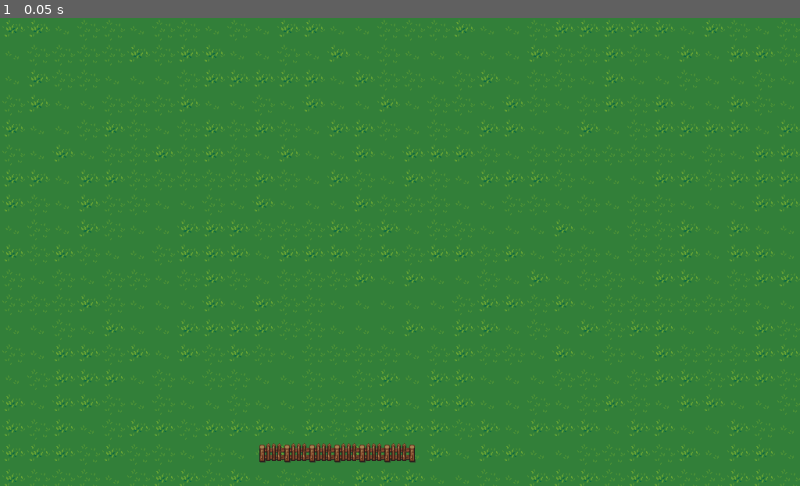
Above: before the commit, frame 1.
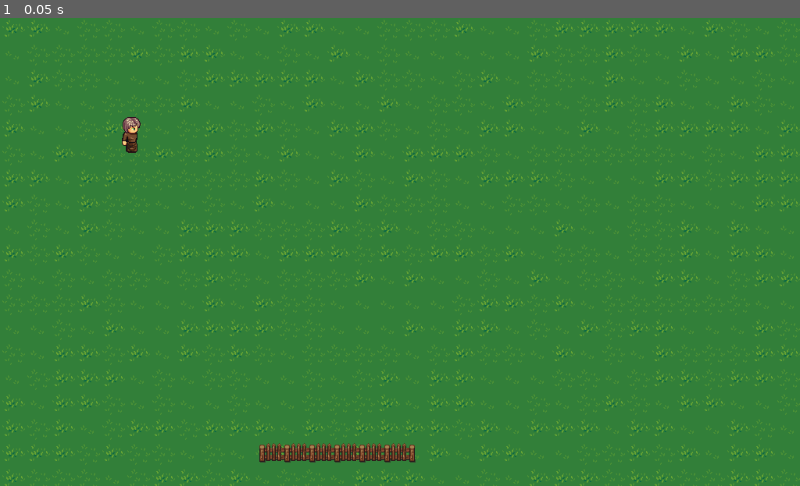
Above: after the commit, the same moment.

Repository: Terkwood/procfarm
Game: Godot game, scene res://ProcFarm.tscn
Two runs of this game, one before a commit and one after it. Both use one fixed random seed, a clock stepped at 60 frames per second and the inputs below.
Inputs:
- Up to frame 1 (0.05 s): no input

The runs differ from the first frame. In frame 1, 0.1% of the frame differs, in the area x 15-18%, y 21-29%.

Commit message:
add player animation

Diff:
--- a/ProcFarm.tscn
+++ b/ProcFarm.tscn
@@ -1,10 +1,98 @@
-[gd_scene load_steps=3 format=2]
+[gd_scene load_steps=9 format=2]
 
 [ext_resource path="res://ProcField.tscn" type="PackedScene" id=1]
 [ext_resource path="res://ProcFence.tscn" type="PackedScene" id=2]
+[ext_resource path="res://player.png" type="Texture" id=3]
+
+[sub_resource type="AtlasTexture" id=1]
+flags = 4
+atlas = ExtResource( 3 )
+region = Rect2( 0, 0, 832, 1344 )
+
+[sub_resource type="Animation" id=4]
+resource_name = "WalkDown"
+loop = true
+step = 0.14
+tracks/0/type = "value"
+tracks/0/path = NodePath(".:region_rect")
+tracks/0/interp = 1
+tracks/0/loop_wrap = true
+tracks/0/imported = false
+tracks/0/enabled = true
+tracks/0/keys = {
+"times": PoolRealArray( 0, 0.14, 0.28, 0.42, 0.56, 0.7, 0.84 ),
+"transitions": PoolRealArray( 1, 1, 1, 1, 1, 1, 1 ),
+"update": 1,
+"values": [ Rect2( 64, 640, 64, 64 ), Rect2( 128, 640, 64, 64 ), Rect2( 192, 640, 64, 64 ), Rect2( 256, 640, 64, 64 ), Rect2( 320, 640, 64, 64 ), Rect2( 384, 640, 64, 64 ), Rect2( 448, 640, 64, 64 ) ]
+}
+
+[sub_resource type="Animation" id=3]
+resource_name = "WalkLeft"
+loop = true
+step = 0.14
+tracks/0/type = "value"
+tracks/0/path = NodePath(".:region_rect")
+tracks/0/interp = 1
+tracks/0/loop_wrap = true
+tracks/0/imported = false
+tracks/0/enabled = true
+tracks/0/keys = {
+"times": PoolRealArray( 0, 0.14, 0.28, 0.42, 0.56, 0.7, 0.84 ),
+"transitions": PoolRealArray( 1, 1, 1, 1, 1, 1, 1 ),
+"update": 1,
+"values": [ Rect2( 64, 576, 64, 64 ), Rect2( 128, 576, 64, 64 ), Rect2( 192, 576, 64, 64 ), Rect2( 256, 576, 64, 64 ), Rect2( 320, 576, 64, 64 ), Rect2( 384, 576, 64, 64 ), Rect2( 448, 576, 64, 64 ) ]
+}
+
+[sub_resource type="Animation" id=5]
+resource_name = "WalkRight"
+loop = true
+step = 0.14
+tracks/0/type = "value"
+tracks/0/path = NodePath(".:region_rect")
+tracks/0/interp = 1
+tracks/0/loop_wrap = true
+tracks/0/imported = false
+tracks/0/enabled = true
+tracks/0/keys = {
+"times": PoolRealArray( 0, 0.14, 0.28, 0.42, 0.56, 0.7, 0.84 ),
+"transitions": PoolRealArray( 1, 1, 1, 1, 1, 1, 1 ),
+"update": 1,
+"values": [ Rect2( 64, 704, 64, 64 ), Rect2( 128, 704, 64, 64 ), Rect2( 192, 704, 64, 64 ), Rect2( 256, 704, 64, 64 ), Rect2( 320, 704, 64, 64 ), Rect2( 384, 704, 64, 64 ), Rect2( 448, 704, 64, 64 ) ]
+}
+
+[sub_resource type="Animation" id=2]
+resource_name = "WalkUp"
+loop = true
+step = 0.14
+tracks/0/type = "value"
+tracks/0/path = NodePath(".:region_rect")
+tracks/0/interp = 1
+tracks/0/loop_wrap = true
+tracks/0/imported = false
+tracks/0/enabled = true
+tracks/0/keys = {
+"times": PoolRealArray( 0, 0.14, 0.28, 0.42, 0.56, 0.7, 0.84 ),
+"transitions": PoolRealArray( 1, 1, 1, 1, 1, 1, 1 ),
+"update": 1,
+"values": [ Rect2( 64, 512, 64, 64 ), Rect2( 128, 512, 64, 64 ), Rect2( 192, 512, 64, 64 ), Rect2( 256, 512, 64, 64 ), Rect2( 320, 512, 64, 64 ), Rect2( 384, 512, 64, 64 ), Rect2( 448, 512, 64, 64 ) ]
+}
 
 [node name="ProcFarm" type="Node2D"]
 
 [node name="ProcField" parent="." instance=ExtResource( 1 )]
 
 [node name="ProcFence" parent="." instance=ExtResource( 2 )]
+
+[node name="Player" type="Node2D" parent="."]
+
+[node name="Sprite" type="Sprite" parent="Player"]
+position = Vector2( 169.351, 144.447 )
+texture = SubResource( 1 )
+region_enabled = true
+region_rect = Rect2( 192, 704, 64, 64 )
+
+[node name="WalkUpAnim" type="AnimationPlayer" parent="Player/Sprite"]
+anims/WalkDown = SubResource( 4 )
+anims/WalkLeft = SubResource( 3 )
+anims/WalkRight = SubResource( 5 )
+anims/WalkUp = SubResource( 2 )
Binary file added: player.png
Not shown, added: player.png.import
